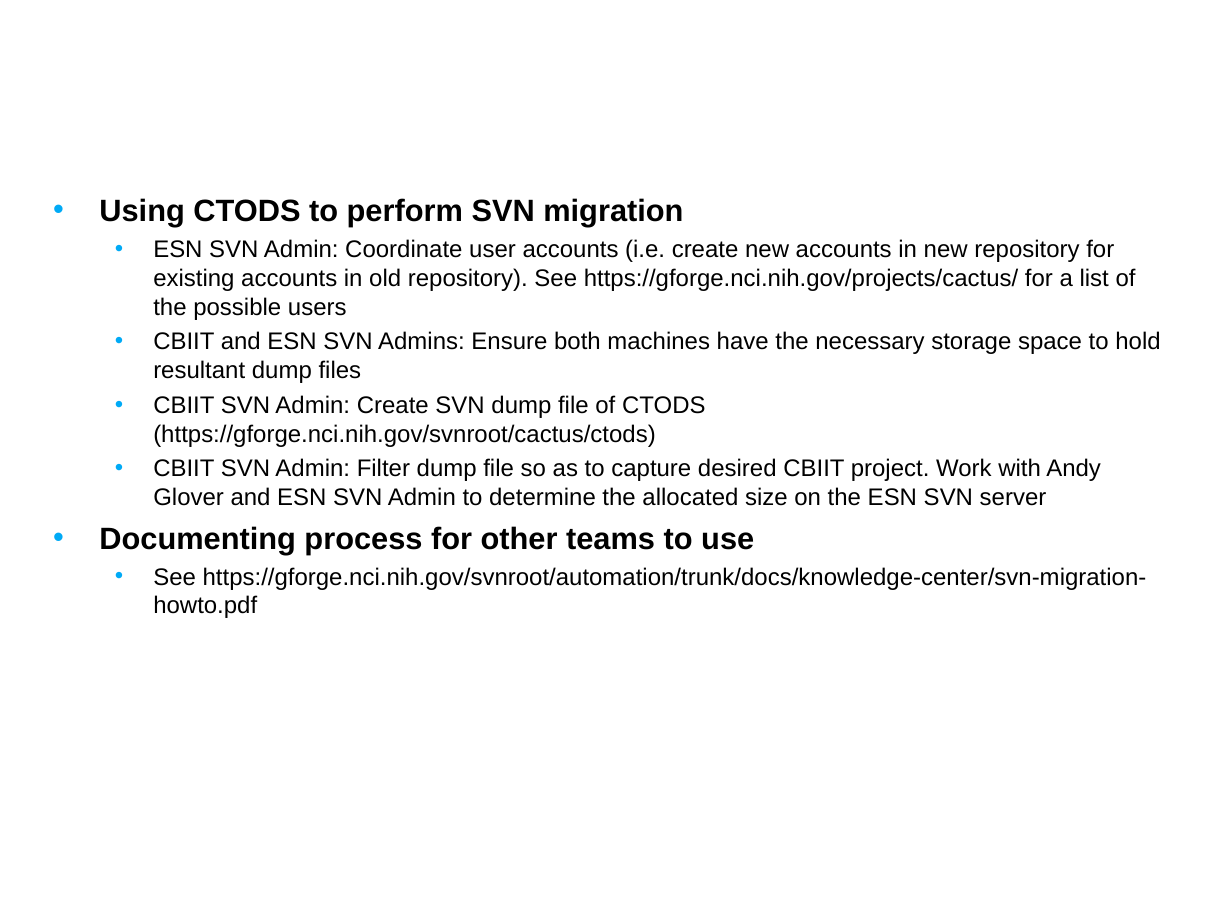
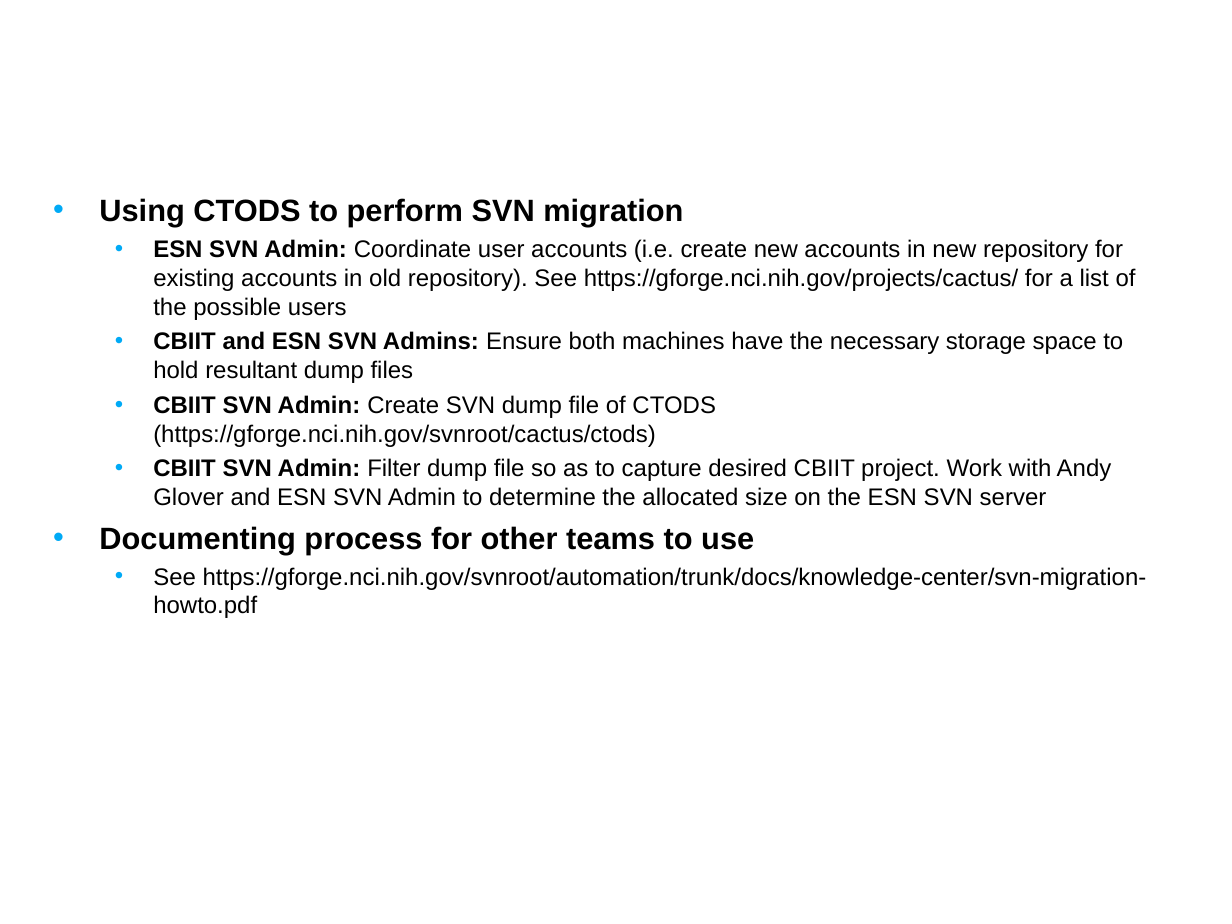
Before and after one commit to NCIP/automation, a slide deck: slide 8 of docs/presentations/bda-priorities-fy09q1.ppt (slide 6 before the commit). Drawn at 1232x924 pixels with LibreOffice and Linux fonts; fonts in the diff are those of the drawing; background and template pictures are left out. Boxes give left, top, right and bottom in pixels: in the first picture for what was removed or moved away, otherwise in the second. Text is boxed around its words. In the diff, an @@ line names an element or a change of style, - is before the commit and + after.

```diff
--- a/docs/presentations/bda-priorities-fy09q1.ppt
+++ b/docs/presentations/bda-priorities-fy09q1.ppt
@@ text at box(153, 239, 1136, 506): bold on in "ESN SVN Admin:", "CBIIT and ESN SVN Admins:", "CBIIT SVN Admin:", "CBIIT SVN Admin:" @@
```
Also in this commit, not shown: 1 other slide changed, 3 slides added.
